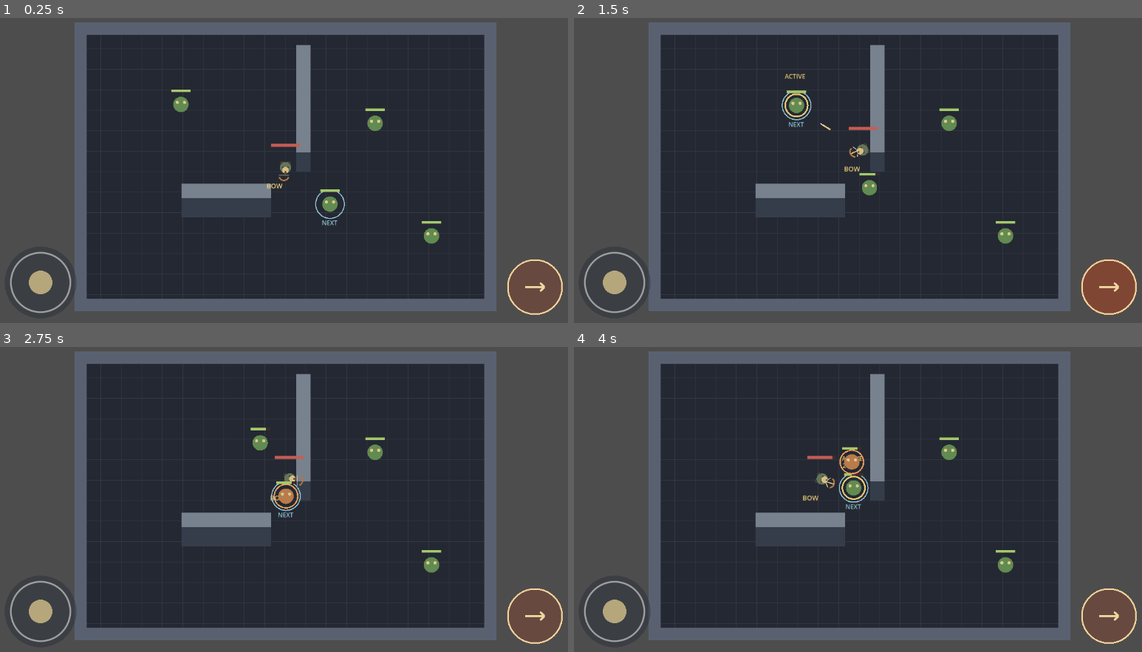
Above: before the commit, frames 1-4 (two rows, left to right).
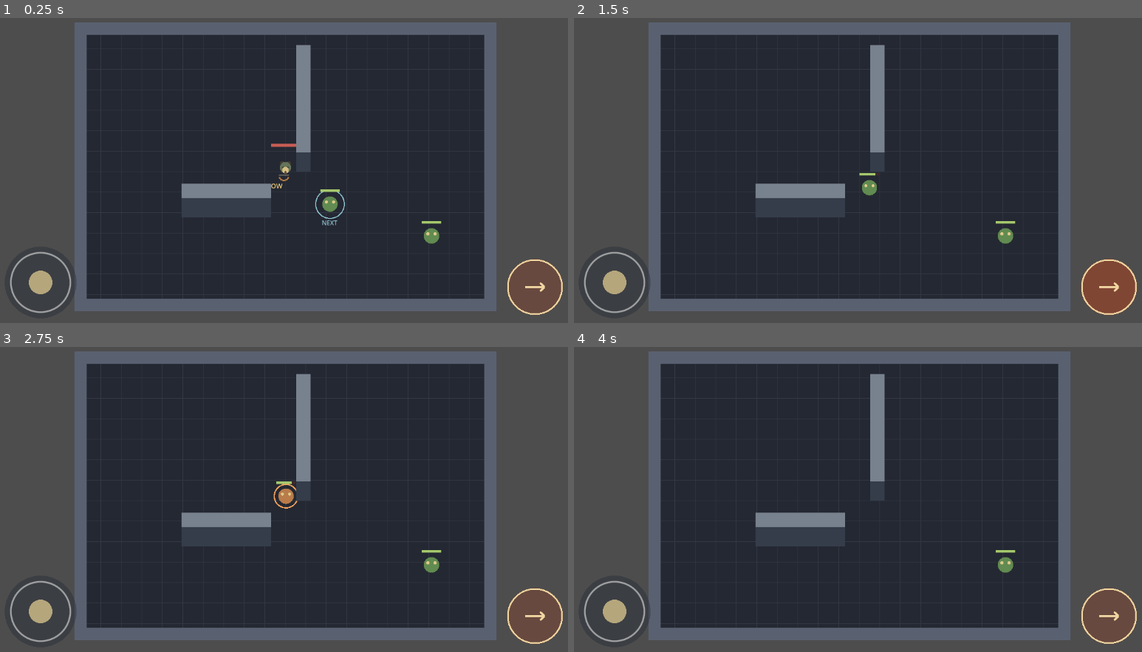
Above: after the commit, the same moments.

Repository: Jonty303/Project-Gauntlands
Game: Godot game, scene res://scenes/main.tscn
Two runs of this game, one before a commit and one after it. Both use one fixed random seed, a clock stepped at 60 frames per second and the inputs below.
Inputs (mouse positions are in pixels of both pictures, inside the frame that each line leads up to):
- Up to frame 1 (0.25 s): no input
- Up to frame 2 (1.5 s): tap Enter (ui_accept) at 0.5 s; drag from (613, 283) to (920, 94) at 0.52 s; drag from (1107, 286) to (829, 234) at 1.27 s
- Up to frame 3 (2.75 s): move the mouse to (346, 423) at 2.02 s; hold D (move_right) from 2.03 s (still down); tap Q (target_previous) at 2.1 s
- Up to frame 4 (4 s): release D (move_right) at 2.75 s; drag from (829, 563) to (681, 444) at 2.77 s; move the mouse to (1034, 545) at 3.52 s; hold A (move_left) from 3.53 s (still down); hold Space (attack) from 3.53 s (still down); tap Enter (ui_accept) at 3.77 s

The runs differ from the first frame. In frame 1, 0.3% of the frame differs, in the area x 30-68%, y 23-56%; in frame 2, 0.7%; in frame 3, 0.5%; in frame 4, 0.9%, in the area x 40-68%, y 29-54%.

Commit message:
Y-sort raised walls against character feet

Diff:
--- a/scripts/main.gd
+++ b/scripts/main.gd
@@ -23,6 +23,19 @@
     _create_wall("CoverWall", COVER_CENTER, COVER_SIZE)
     _create_wall("SecondCoverWall", SECOND_COVER_CENTER, SECOND_COVER_SIZE)
     _build_navigation()
+    _setup_depth_sorting()
+
+func _setup_depth_sorting() -> void:
+    y_sort_enabled = true
+    _add_wall_visual(COVER_CENTER, COVER_SIZE)
+    _add_wall_visual(SECOND_COVER_CENTER, SECOND_COVER_SIZE)
+
+func _add_wall_visual(center: Vector2, size: Vector2) -> void:
+    var visual := Node2D.new()
+    visual.set_script(preload("res://scripts/raised_wall.gd"))
+    visual.position = Vector2(center.x, center.y + size.y * 0.5)
+    visual.set("wall_size", size)
+    add_child(visual)
 
 func _build_navigation() -> void:
     navigation_grid = AStarGrid2D.new()
@@ -96,12 +109,3 @@
     draw_rect(Rect2(-half.x - t / 2.0, -half.y - t / 2.0, t, DUNGEON_SIZE.y + t), WALL_COLOR)
     draw_rect(Rect2(half.x - t / 2.0, -half.y - t / 2.0, t, DUNGEON_SIZE.y + t), WALL_COLOR)
     draw_rect(Rect2(COVER_CENTER - COVER_SIZE / 2.0, COVER_SIZE), WALL_COLOR)
-    _draw_raised_wall(COVER_CENTER, COVER_SIZE)
-    _draw_raised_wall(SECOND_COVER_CENTER, SECOND_COVER_SIZE)
-
-func _draw_raised_wall(center: Vector2, size: Vector2) -> void:
-    # Raised wall is visual only; existing 2D collision and navigation are unchanged.
-    var footprint := Rect2(center - size / 2.0, size)
-    var elevated := footprint.position - Vector2(0, WALL_HEIGHT)
-    draw_colored_polygon(PackedVector2Array([Vector2(footprint.position.x, footprint.end.y), footprint.end, footprint.end - Vector2(0, WALL_HEIGHT), Vector2(footprint.position.x, footprint.end.y - WALL_HEIGHT)]), WALL_FACE_COLOR)
-    draw_rect(Rect2(elevated, size), WALL_TOP_COLOR)
